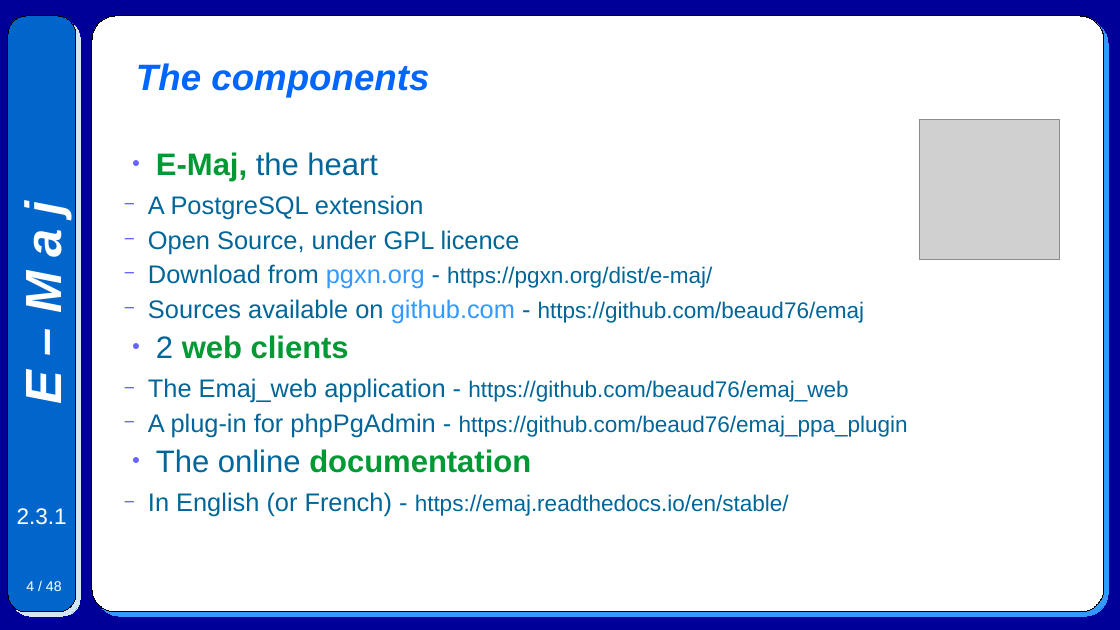
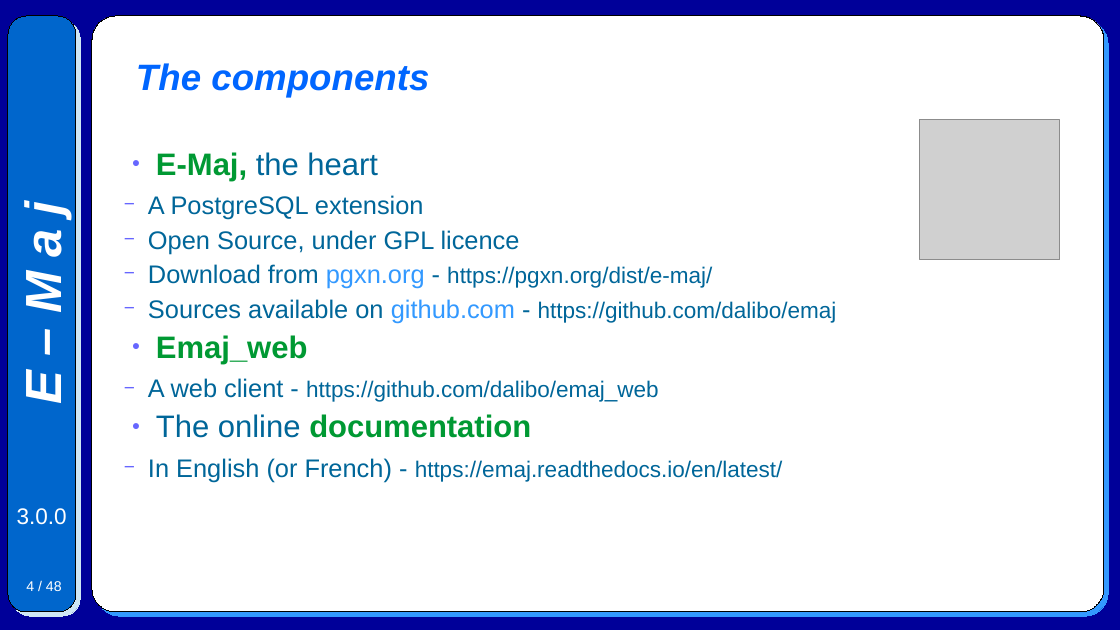
Before and after one commit to beaud76/emaj_doc, a slide deck: slide 4 of Emaj.devel_pres_en.odp. Drawn at 1120x630 pixels with LibreOffice and Linux fonts; fonts in the diff are those of the drawing; grey boxes stand for pictures. Boxes give left, top, right and bottom in pixels: in the first picture for what was removed or moved away, otherwise in the second. Text is boxed around its words. In the diff, an @@ line names an element or a change of style, - is before the commit and + after.

```diff
--- a/Emaj.devel_pres_en.odp
+++ b/Emaj.devel_pres_en.odp
@@ text at [148, 299, 837, 402]: text changed @@
-  − Sources available on github.com - https://github.com/beaud76/emaj
-● 2 web clients
-  − The Emaj_web application - https://github.com/beaud76/emaj_web
-  − A plug-in for phpPgAdmin - https://github.com/beaud76/emaj_ppa_plugin
+  − Sources available on github.com - https://github.com/dalibo/emaj
+● Emaj_web
+  − A web client - https://github.com/dalibo/emaj_web
@@ text at [148, 458, 783, 482]: text changed @@
-  − In English (or French) - https://emaj.readthedocs.io/en/stable/
+  − In English (or French) - https://emaj.readthedocs.io/en/latest/
@@ text at [17, 508, 67, 525]: text changed @@
-2.3.1
+3.0.0
```
Also in this commit, not shown: 45 other slides changed, 6 other files.
